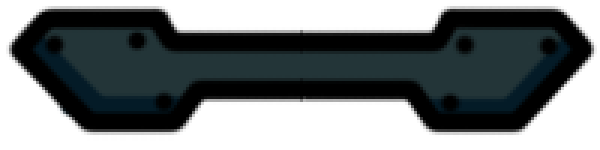
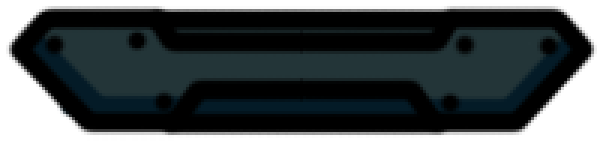
Layers edited between the first and the second 600x150 image:
painted on "Linework" over left=150, top=6, right=450, bottom=138
painted on "Color" over left=165, top=15, right=456, bottom=129
